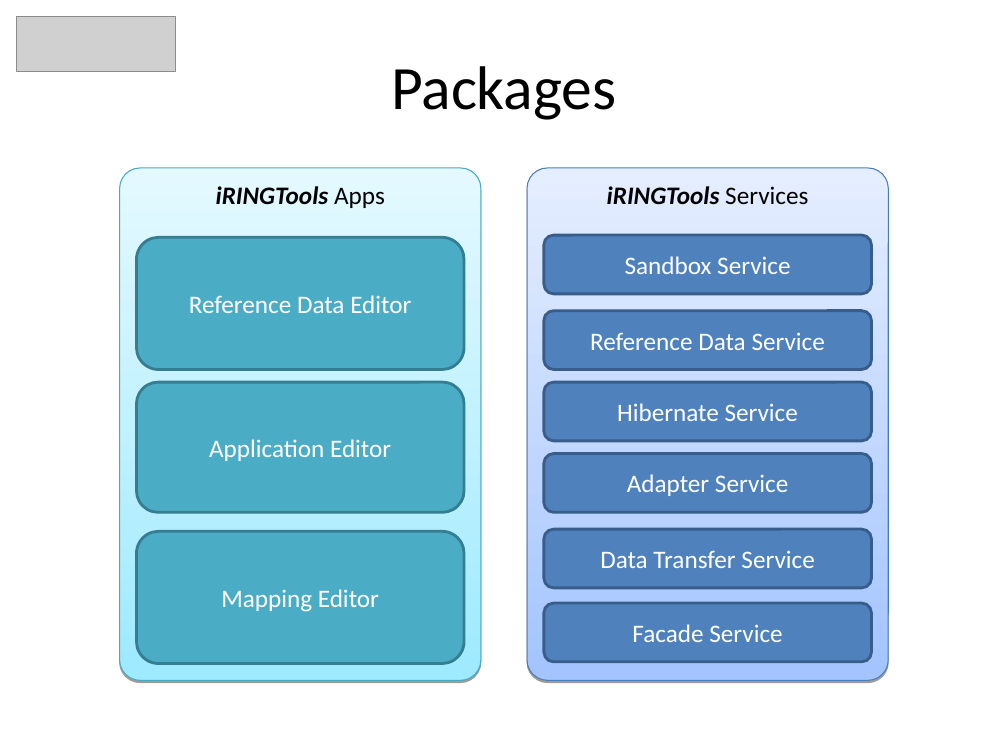
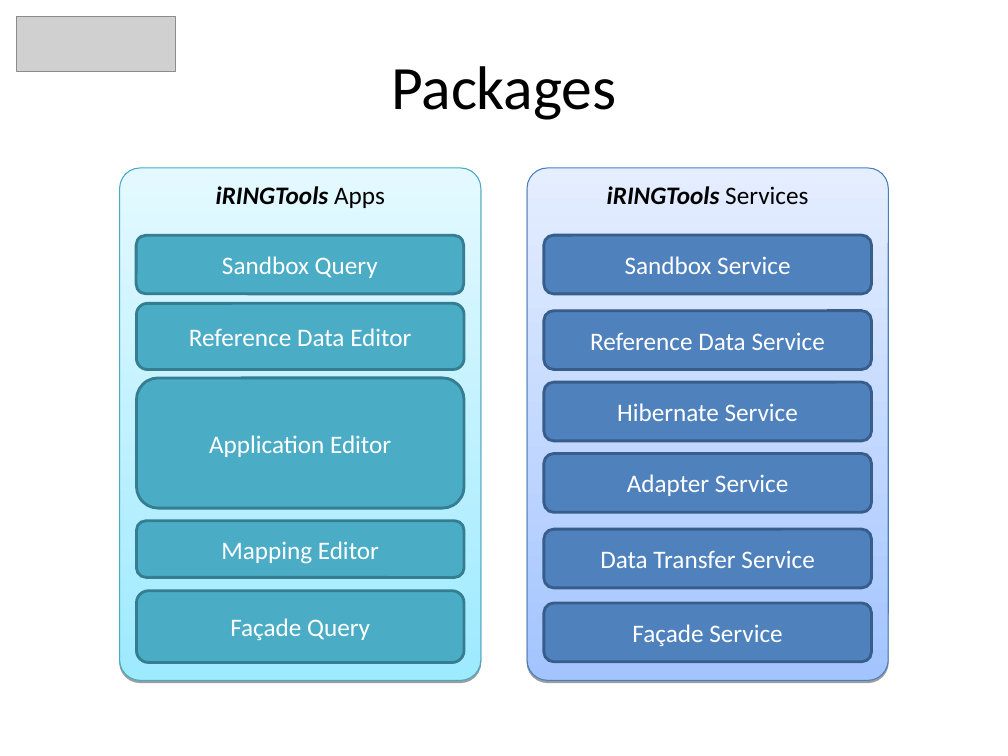
Before and after one commit to heyena/iring-tools, a slide deck: slide 3 of branches/2.0.x/Documentation/iRINGTools_SDK_Overview_v2.0.x.ppt (slide 2 before the commit). Drawn at 1008x756 pixels with LibreOffice and Linux fonts; fonts in the diff are those of the drawing; grey boxes stand for pictures. Boxes give left, top, right and bottom in pixels: in the first picture for what was removed or moved away, otherwise in the second. Text is boxed around its words. In the diff, an @@ line names an element or a change of style, - is before the commit and + after.

```diff
--- a/branches/2.0.x/Documentation/iRINGTools_SDK_Overview_v2.0.x.ppt
+++ b/branches/2.0.x/Documentation/iRINGTools_SDK_Overview_v2.0.x.ppt
@@ rounded rectangle added at [136,235,464,293], fill #4BACC6, outline #357D91 2.01 pt, 18 pt, text #FFFFFF @@
+Sandbox Query
@@ rounded rectangle "Reference Data Editor": place and size @@
-rounded rectangle "Reference Data Editor" at [136,237,464,369]
+rounded rectangle "Reference Data Editor" at [136,303,464,370]
@@ rounded rectangle "Application Editor": place and size @@
-rounded rectangle "Application Editor" at [136,382,464,512]
+rounded rectangle "Application Editor" at [136,378,464,508]
@@ rounded rectangle "Mapping Editor": place and size @@
-rounded rectangle "Mapping Editor" at [136,531,464,663]
+rounded rectangle "Mapping Editor" at [136,521,464,578]
@@ rounded rectangle added at [136,591,464,662], fill #4BACC6, outline #357D91 2.01 pt, 18 pt, text #FFFFFF @@
+Façade Query
@@ text in rounded rectangle at [632,624,782,646]: text changed @@
-Facade Service
+Façade Service
```
Also in this commit, not shown: 2 other slides changed, 2 slides added, 3 other files.
